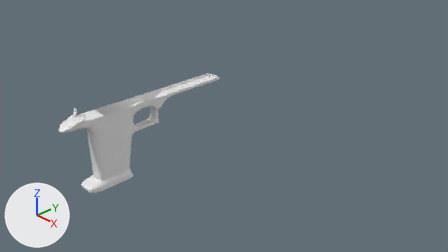
Two versions of the Blender file DesertEagle_01.blend, one commit apart.
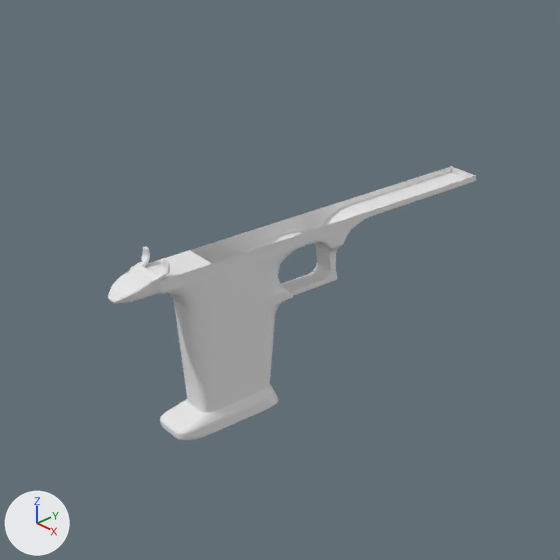
There are two pictures of each version: one from the file's camera 'Camera', one close up on the part from 2% to 57% of the width and 0% to 97% of the height. Lighting does not change. The marker at lower left points along +X, +Y and +Z.

In view in the first close-up: 'Bottom'.
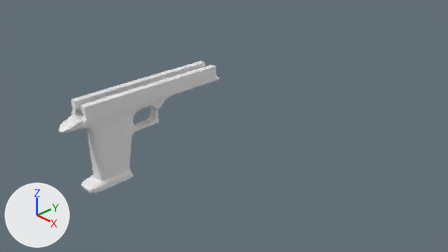
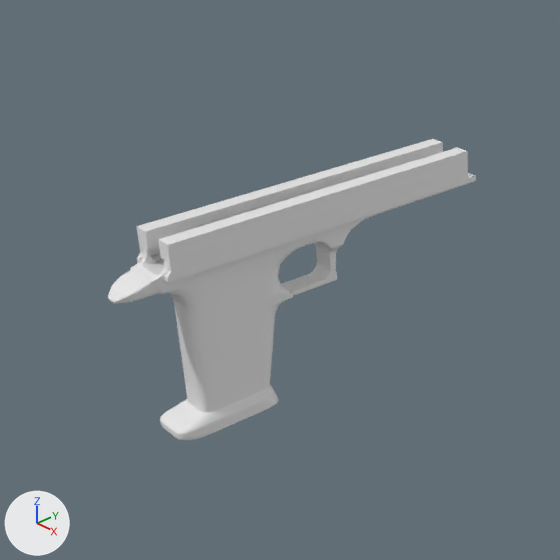
Commit message: Back 3

Pixel boxes [x1, y1, x2, y2] of what changed, in the close-ups (560 x 560 px; the box of a moved part takes in the faces that stretch with it):
'Bottom', reshaped
    before: [108, 166, 476, 440]
    after: [108, 173, 476, 440]
'Cube.004', shown
    after: [137, 139, 468, 283]
part 1 of me_cube_003, moved or reshaped
    before: [140, 248, 213, 285]
    after: [141, 249, 213, 285]

The change, as a list of edits to the scene's bpy script:
```text
Change me_cube_003:
    where me_cube_003.from_pydata(...)  # 1378 vertices, 1349 faces; spans x -0.21..0.21, y -3.38..0.25, z 0.08..1.72
    used by ob_bottom; location = (0.0, 0.0, 0.0)
    me_cube_003 part 1: 30 of 1378 vertices moved; they spanned x -0.21..0.21, y -3.03..-2.96, z 1.58..1.72 and now span x -0.21..0.21, y -3.02..-2.9, z 1.58..1.72; mean shift (0.0, 0.06, 0.0); largest move (-0.11, -3.03, 1.58) -> (-0.12, -2.9, 1.58)
Change ob_cube_004:
    remove _m = ob_cube_004.modifiers.new('Subsurf', 'SUBSURF')
    remove _m.levels = 2
    remove _m = ob_cube_004.modifiers.new('EdgeSplit', 'EDGE_SPLIT')
    remove ob_cube_004.hide_viewport = True
```
